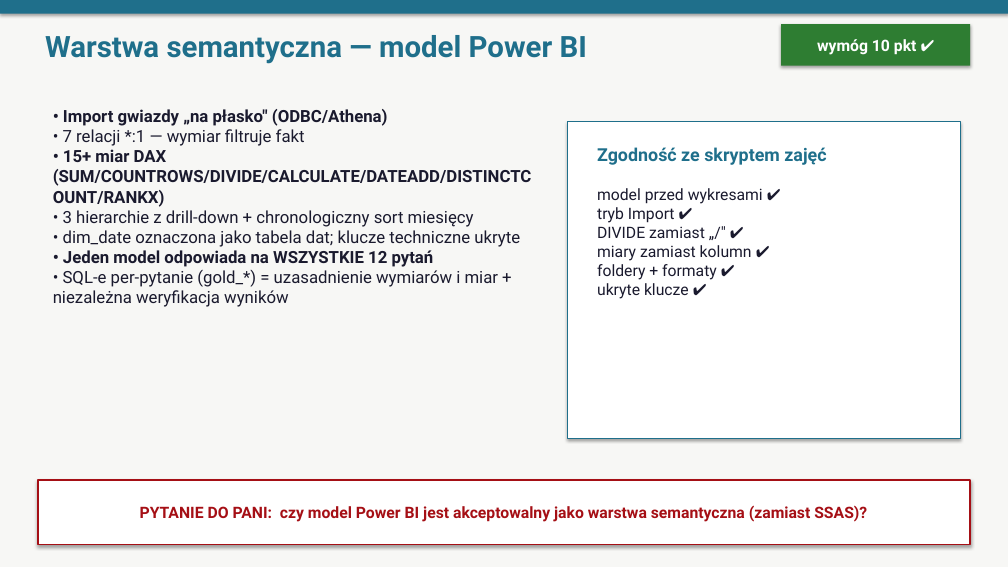
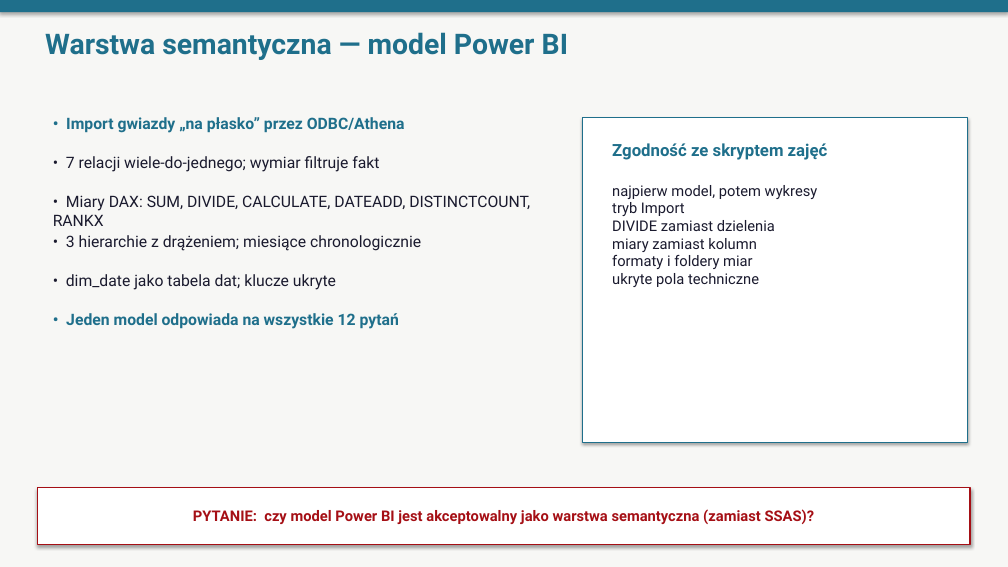
Before and after one commit to oskarfightingthekube/acled-etl-dashboard, a slide deck: slide 11 of docs/prezentacja_obrona.pptx. Drawn at 1008x567 pixels with LibreOffice and Linux fonts; fonts in the diff are those of the drawing. Boxes give left, top, right and bottom in pixels: in the first picture for what was removed or moved away, otherwise in the second. Text is boxed around its words. In the diff, an @@ line names an element or a change of style, - is before the commit and + after.

```diff
--- a/docs/prezentacja_obrona.pptx
+++ b/docs/prezentacja_obrona.pptx
@@ text "Warstwa semantyczna — model Power ..." at (45, 32, 568, 60): size 28 to 27 pt @@
@@ rectangle removed at (781, 24, 970, 66) @@
-wymóg 10 pkt ✔
@@ text added at (66, 117, 405, 133), 15 pt, text #1F6F8B, bold @@
+• Import gwiazdy „na płasko” przez ODBC/Athena
@@ rectangle: place and size @@
-rectangle at (567, 121, 960, 439)
+rectangle at (582, 117, 968, 442)
@@ text "Zgodność ze skryptem zajęć": place and size @@
-text "Zgodność ze skryptem zajęć" at (597, 147, 826, 165)
+text "Zgodność ze skryptem zajęć" at (612, 143, 828, 160)
@@ text "Zgodność ze skryptem zajęć" at (612, 143, 828, 160): size 17 to 16 pt @@
@@ text at (66, 156, 379, 172): text changed; size 16 to 15 pt @@
-• Import gwiazdy „na płasko" (ODBC/Athena)
-• 7 relacji *:1 — wymiar filtruje fakt
-• 15+ miar DAX (SUM/COUNTROWS/DIVIDE/CALCULATE/DATEADD/DISTINCTCOUNT/RANKX)
-• 3 hierarchie z drill-down + chronologiczny sort miesięcy
-• dim_date oznaczona jako tabela dat; klucze techniczne ukryte
-• Jeden model odpowiada na WSZYSTKIE 12 pytań
-• SQL-e per-pytanie (gold_*) = uzasadnienie wymiarów i miar + niezależna weryfikacja wyników
+• 7 relacji wiele-do-jednego; wymiar filtruje fakt
@@ text added at (53, 195, 530, 226), 15 pt, text #1A1A2E @@
+• Miary DAX: SUM, DIVIDE, CALCULATE, DATEADD, DISTINCTCOUNT, RANKX
@@ text at (612, 185, 818, 287): text changed; size 15 to 14 pt @@
-model przed wykresami ✔
-tryb Import ✔
-DIVIDE zamiast „/" ✔
-miary zamiast kolumn ✔
-foldery + formaty ✔
-ukryte klucze ✔
+najpierw model, potem wykresy
+tryb Import
+DIVIDE zamiast dzielenia
+miary zamiast kolumn
+formaty i foldery miar
+ukryte pola techniczne
@@ text added at (66, 235, 421, 251), 15 pt, text #1A1A2E @@
+• 3 hierarchie z drążeniem; miesiące chronologicznie
@@ text added at (66, 274, 336, 290), 15 pt, text #1A1A2E @@
+• dim_date jako tabela dat; klucze ukryte
@@ text added at (66, 313, 399, 329), 15 pt, text #1F6F8B, bold @@
+• Jeden model odpowiada na wszystkie 12 pytań
@@ rectangle "PYTANIE: czy model Power BI ...": place and size @@
-rectangle "PYTANIE: czy model Power BI ..." at (38, 480, 970, 544)
+rectangle "PYTANIE: czy model Power BI ..." at (38, 488, 970, 544)
@@ rectangle "PYTANIE: czy model Power BI ..." at (38, 488, 970, 544): outline #A50F15 1.5 pt to #A50F15 1.25 pt @@
@@ text in rectangle at (193, 509, 815, 524): text changed; size 15 to 14 pt @@
-PYTANIE DO PANI: czy model Power BI jest akceptowalny jako warstwa semantyczna (zamiast SSAS)?
+PYTANIE: czy model Power BI jest akceptowalny jako warstwa semantyczna (zamiast SSAS)?
```
Also in this commit, not shown: 9 other slides changed, 4 slides added, 6 slides removed.
